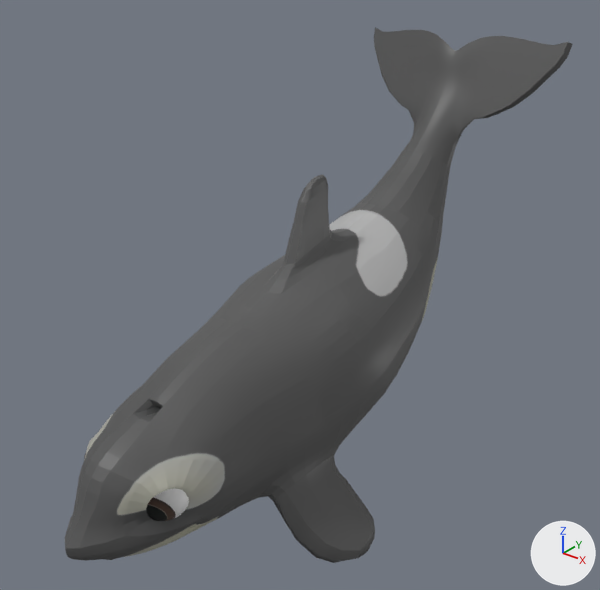
What one commit did to the FBX model FBXFiles/scarlet_gesture_self.fbx.
One viewpoint serves both versions: a 50 mm camera at (1.95, -2.69, 2.31) aimed at (-0.02, -0.23, 0.79). Every picture has the same lights, and +X, +Y and +Z are marked at lower right. Both versions are drawn at frame 124 of the action 'Take 001'; the numbers are the values there.

Objects in the first picture: 'luna:left_eye_geo', 'luna:luna_geo'.
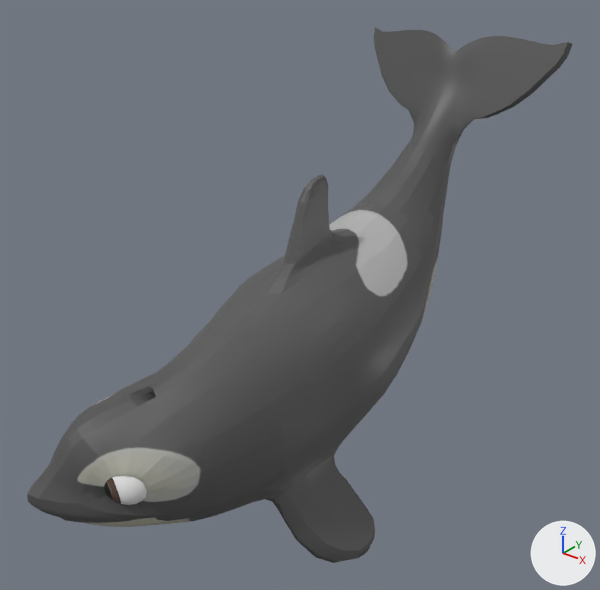
What changed in the scene script:
```text
Change bone_luna_center_neck_bind_joint:
    where bone_luna_center_neck_bind_joint = bpy.data.objects['Armature'].pose.bones['luna:center_neck_bind_joint']  # child of 'luna:center_root_bind_joint'
    bone_luna_center_neck_bind_joint.rotation_quaternion: (0.998, 0.0, 0.0, 0.064) -> (0.994, 0.01, -0.104, 0.041)  # degrees (0, 0, 7) -> degrees (1, -12, 5)
Change bone_luna_center_head_bind_joint:
    where bone_luna_center_head_bind_joint = bpy.data.objects['Armature'].pose.bones['luna:center_head_bind_joint']  # child of 'luna:center_neck_bind_joint'
    bone_luna_center_head_bind_joint.rotation_quaternion: (1.0, 0.0, 0.0, -0.022) -> (0.994, 0.001, -0.105, -0.044)  # degrees (0, 0, -3) -> degrees (1, -12, -5)
Change bone_luna_left_eye_bind_joint:
    where bone_luna_left_eye_bind_joint = bpy.data.objects['Armature'].pose.bones['luna:left_eye_bind_joint']  # child of 'luna:left_eye_socket_bind_joint'
    bone_luna_left_eye_bind_joint.rotation_quaternion: (0.985, -0.006, 0.171, -0.036) -> (0.999, 0.001, 0.027, 0.021)  # degrees (-1, 20, -4) -> degrees (0, 3, 2)
```

Changed parts and their boxes [x1, y1, x2, y2] in the pictures (600 x 590 px):
'luna:luna_geo', posed (7% wider)
    before: [65, 27, 573, 563]
    after: [27, 27, 573, 563]
bone 'luna:center_neck_bind_joint', root to tip
    before: (211, 423) to (203, 395)
    after: (211, 423) to (205, 394)
bone 'luna:center_head_bind_joint', root to tip
    before: (184, 449) to (172, 402)
    after: (179, 444) to (172, 395)
bone 'luna:left_eye_bind_joint', root to tip
    before: (163, 490) to (156, 471)
    after: (130, 475) to (127, 453)
